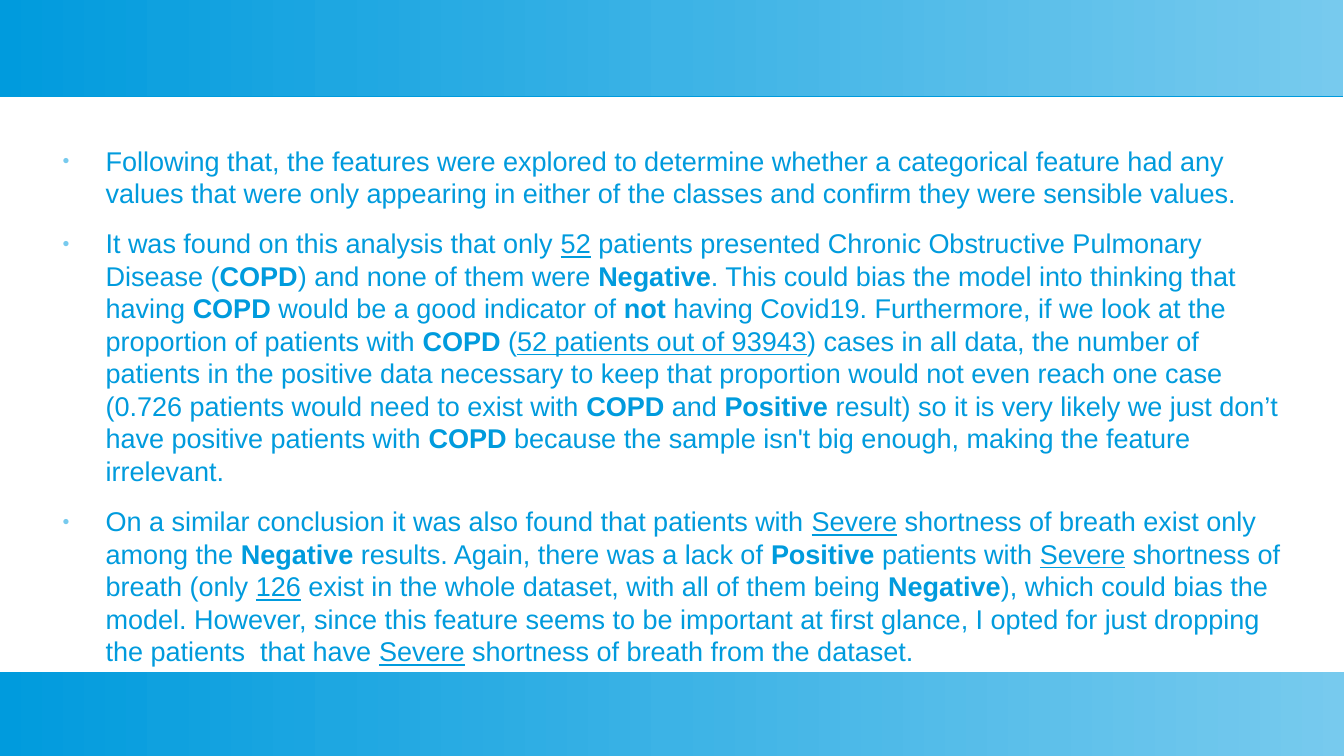
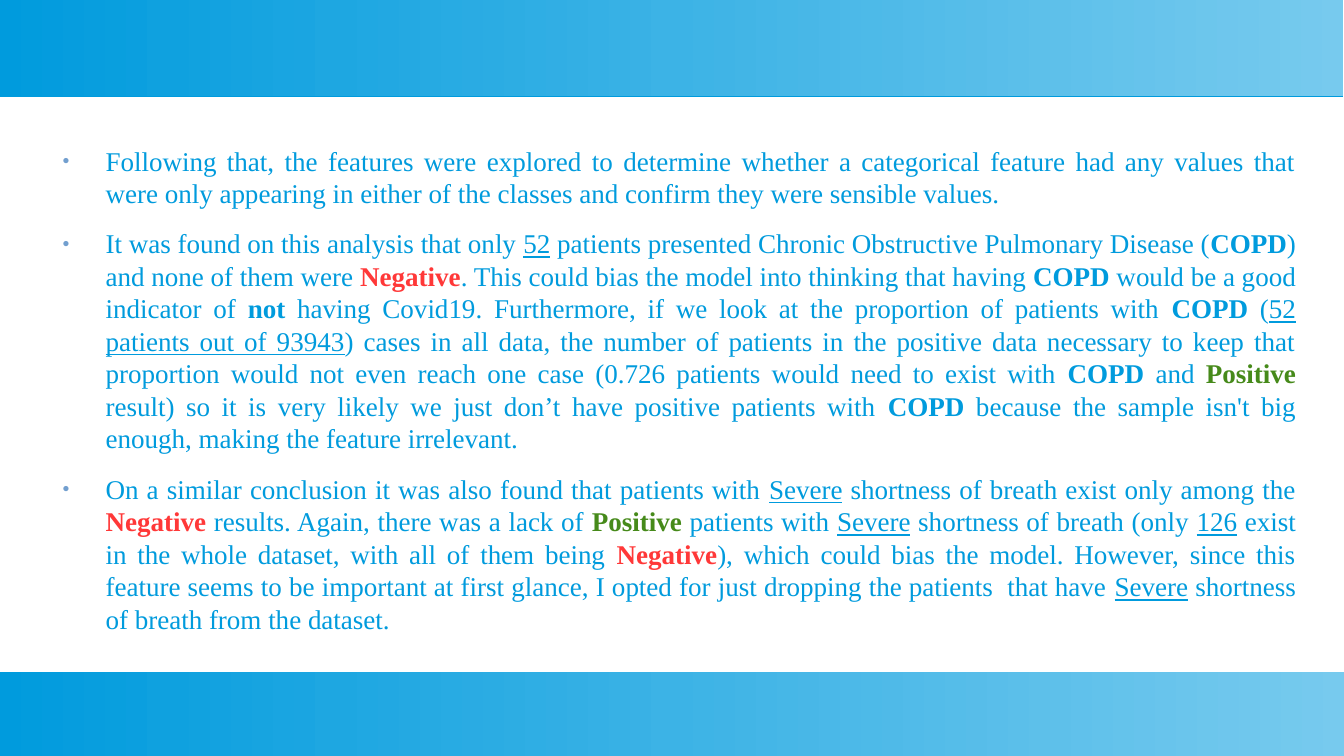
Before and after one commit to Sir-Slade/covid_prediction_project, a slide deck: slide 6 of Covid_Predictor_Report.odp (slide 5 before the commit). Drawn at 1344x756 pixels with LibreOffice and Linux fonts; fonts in the diff are those of the drawing. Boxes give left, top, right and bottom in pixels: in the first picture for what was removed or moved away, otherwise in the second. Text is boxed around its words. In the diff, an @@ line names an element or a change of style, - is before the commit and + after.

Commit message:
Created figures for significance tests, chi-squared tests and correlations, added them to the report and continued writting the report. We are now in the Model develoment and experiments phase of the report

```diff
--- a/Covid_Predictor_Report.odp
+++ b/Covid_Predictor_Report.odp
@@ text "Following that, the features were ..." at (106,152,1296,630): font Arial to Times New Roman; text colour #009BDD to #FF3838 in "Negative.", "Negative Negative),"; text colour #009BDD to #468A1A in "Positive", "Positive"; alignment left to justified; bullet colour #77CAEE to #729FCF @@
```
Also in this commit, not shown: 7 other slides changed, 5 slides added, 3 other files.
